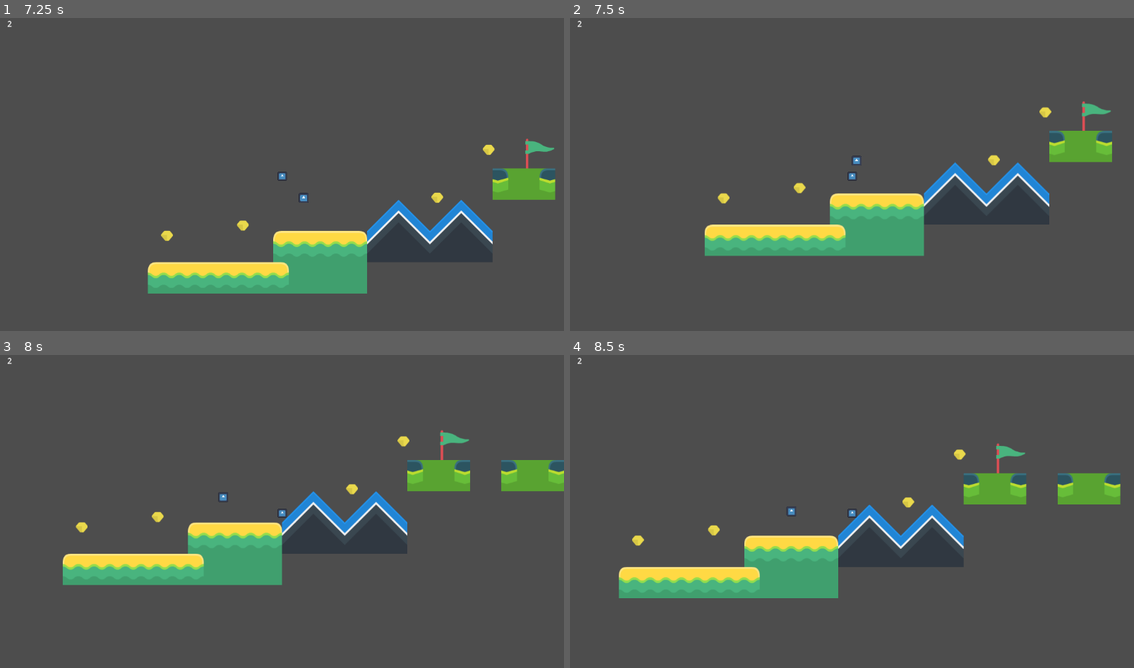
Above: before the commit, frames 1-4 (two rows, left to right).
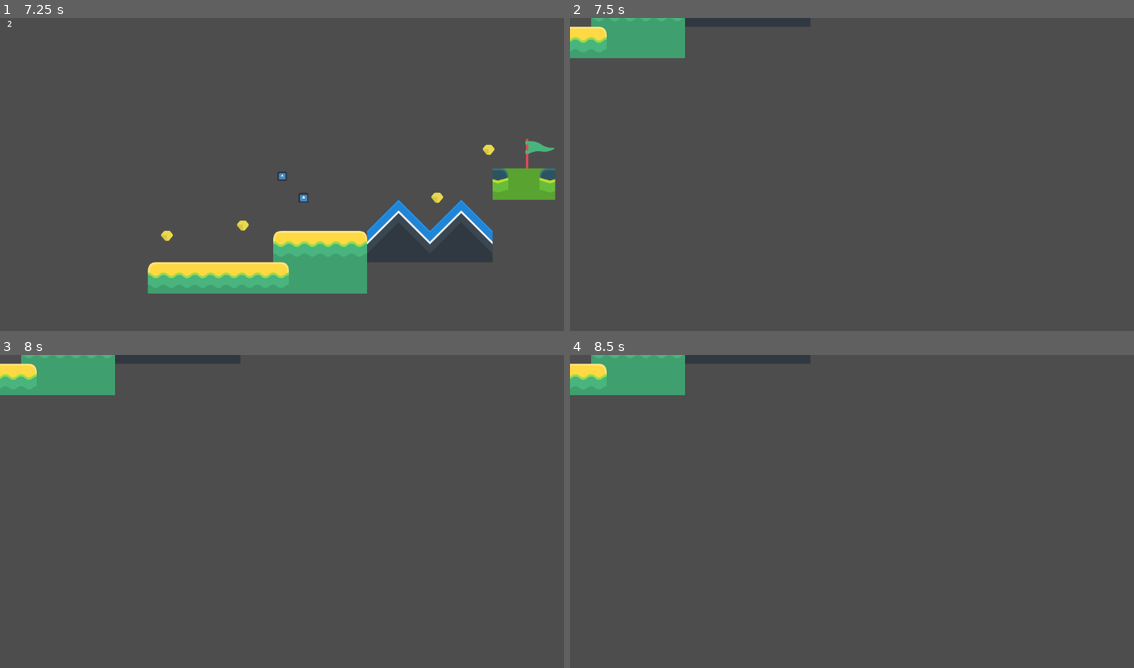
Above: after the commit, the same moments.

Repository: alwod/ADA-GameJam
Game: Godot game, scene res://levels/level_1.tscn
Same seed, same stepped clock (60 frames per second), same inputs: the game is played once before the commit and once after it. The engine's default icon, where the game draws it, is replaced by a stand-in: a white triangle on a blue panel in a dark square.
Inputs:
- Up to frame 1 (7.25 s): hold S (duck) 0.53-1.28 s; hold D (move_right) 0.53-2.03 s; tap Space (jump) at 0.77, 1.52, 3.02, 3.77, 4.52, 6.02, 6.77 s; tap S (duck) every 1.5 s from 1.35 to 5.85 s; hold A (move_left) 2.03-2.78 s; hold S (duck) 2.03-2.78 s; hold D (move_right) 2.78-4.28 s; hold S (duck) 3.53-4.28 s; hold A (move_left) 4.28-5.03 s; hold D (move_right) 5.03-5.78 s; hold S (duck) 5.03-5.78 s; hold A (move_left) from 5.78 s (still down); hold S (duck) from 6.53 s (still down)
- Up to frame 2 (7.5 s): release A (move_left) at 7.28 s; release S (duck) at 7.28 s; hold D (move_right) from 7.28 s (still down); tap S (duck) at 7.35 s
- Up to frame 3 (8 s): keep holding D (move_right); tap Space (jump) at 7.52 s
- Up to frame 4 (8.5 s): keep holding D (move_right); hold S (duck) from 8.03 s (still down)

Frame 1 is identical in both runs. In frame 2, 13% of the frame differs, in the area x 0-97%, y 0-77%; in frame 3, 14%, in the area x 0-100%, y 0-74%; in frame 4, 14%.

Commit message:
start working on start screen

Diff:
--- a/source/game_manager.gd
+++ b/source/game_manager.gd
@@ -1,10 +1,11 @@
 extends Node
 
 var coins = 0;
+var game_over = false
 
 # Called when the node enters the scene tree for the first time.
 func _ready() -> void:
-	pass # Replace with function body.
+	game_over = false
 
 
 # Called every frame. 'delta' is the elapsed time since the previous frame.
--- a/source/hud.gd
+++ b/source/hud.gd
@@ -1,12 +1,15 @@
 extends CanvasLayer
 @onready var score_label: Label = $ScoreLabel
+@onready var game_over_label: Label = $GameOver
 
 
 # Called when the node enters the scene tree for the first time.
 func _ready() -> void:
-	pass # Replace with function body.
+	game_over_label.visible = false
 
 
 # Called every frame. 'delta' is the elapsed time since the previous frame.
 func _process(delta: float) -> void:
 	score_label.text = str(GameManager.coins)
+	if (GameManager.game_over):
+		game_over_label.visible = true
--- a/source/hud.tscn
+++ b/source/hud.tscn
@@ -10,3 +10,11 @@
 offset_bottom = 23.0
 text = "0"
 horizontal_alignment = 1
+
+[node name="GameOver" type="Label" parent="."]
+offset_left = 413.0
+offset_top = 282.0
+offset_right = 756.0
+offset_bottom = 379.0
+theme_override_font_sizes/font_size = 71
+text = "YOU LOST"
--- a/source/player/player_v3.gd
+++ b/source/player/player_v3.gd
@@ -29,4 +29,8 @@
 	move_and_slide()
 	for i in get_slide_collision_count():
 		var collision = get_slide_collision(i)
-		print("I collided with ", collision.get_collider().name)
+
+		if collision.get_collider().name == "CharacterBody2D":
+			print("Got here!")
+			GameManager.game_over = true
+			queue_free()
--- /dev/null
+++ b/source/start_screen.tscn
@@ -0,0 +1,3 @@
+[gd_scene format=3 uid="uid://bguejp0j2umuo"]
+
+[node name="StartScreen" type="CanvasLayer"]
